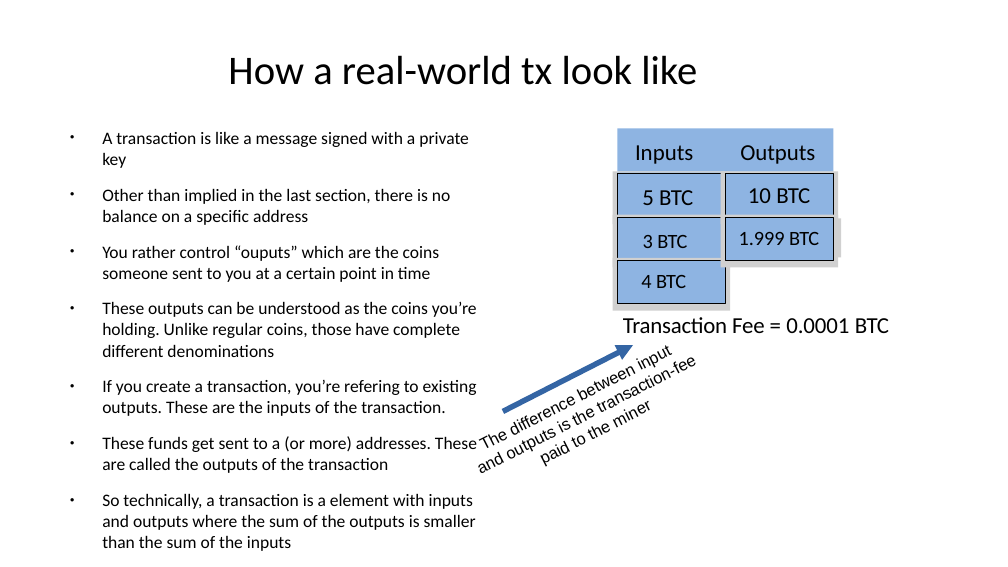
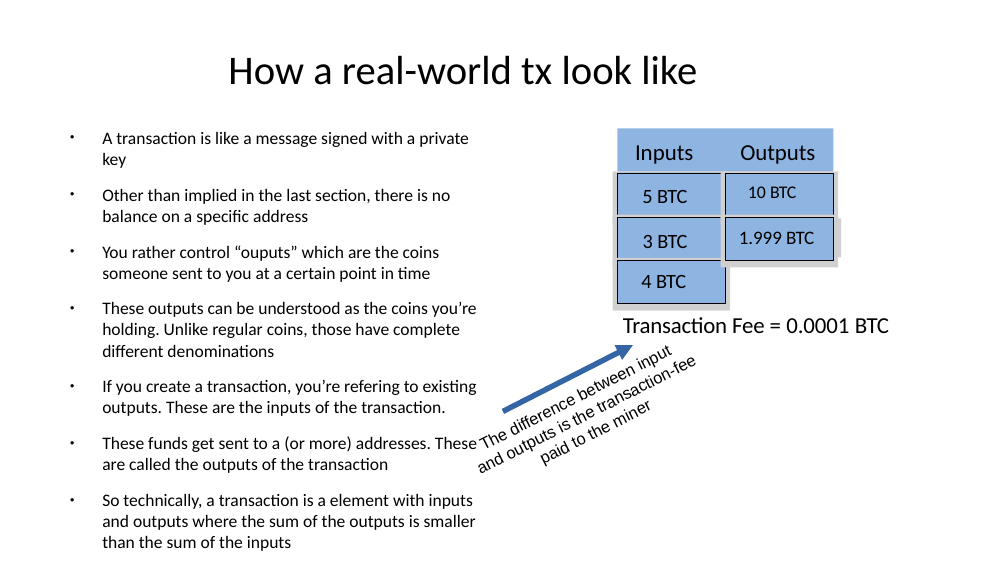
Before and after one commit to cryptoadvance/specter-education, a slide deck: slide 2 of content/bitcoin101/03_bitcoin-theory-outputs-changeaddresses.odp. Drawn at 1008x567 pixels with LibreOffice and Linux fonts; fonts in the diff are those of the drawing; grey boxes stand for pictures. Boxes give left, top, right and bottom in pixels: in the first picture for what was removed or moved away, otherwise in the second. Text is boxed around its words. In the diff, an @@ line names an element or a change of style, - is before the commit and + after.

```diff
--- a/content/bitcoin101/03_bitcoin-theory-outputs-changeaddresses.odp
+++ b/content/bitcoin101/03_bitcoin-theory-outputs-changeaddresses.odp
@@ text "5 BTC" at (642, 190, 687, 203): size 18 to 16 pt @@
@@ text "10 BTC" at (748, 186, 796, 198): size 18 to 14 pt @@
@@ text "1.999 BTC" at (739, 231, 814, 244): size 16 to 15 pt @@
```
Also in this commit, not shown: 3 other slides changed, 2 slides added, 1 slide removed, 3 other files.
